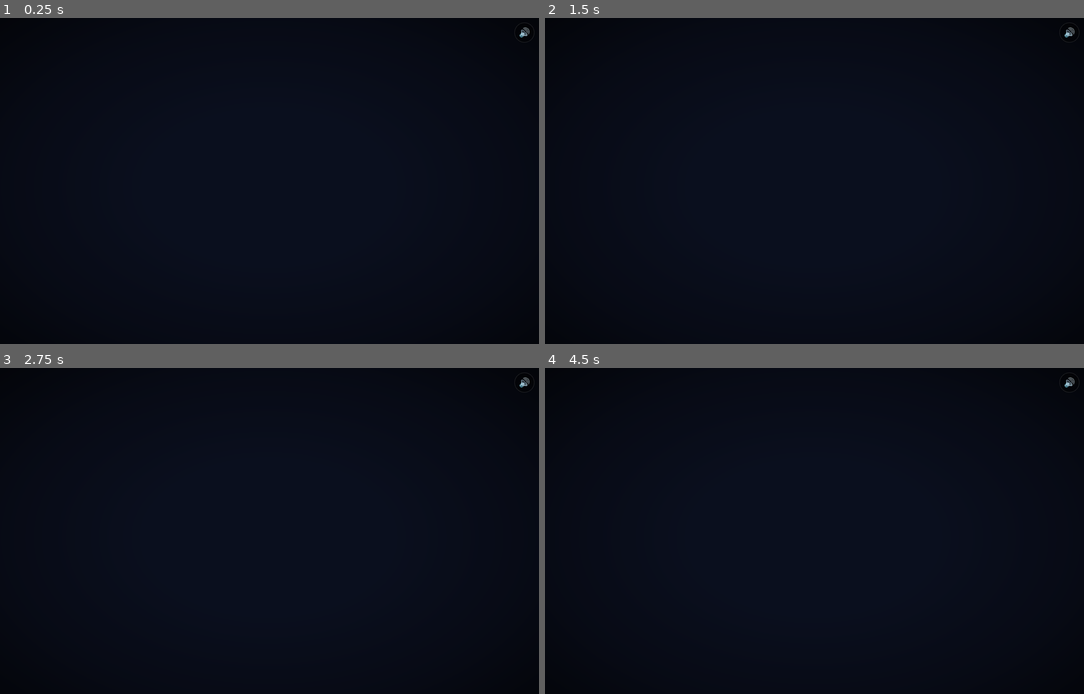
Above: before the commit, frames 1-4 (two rows, left to right).
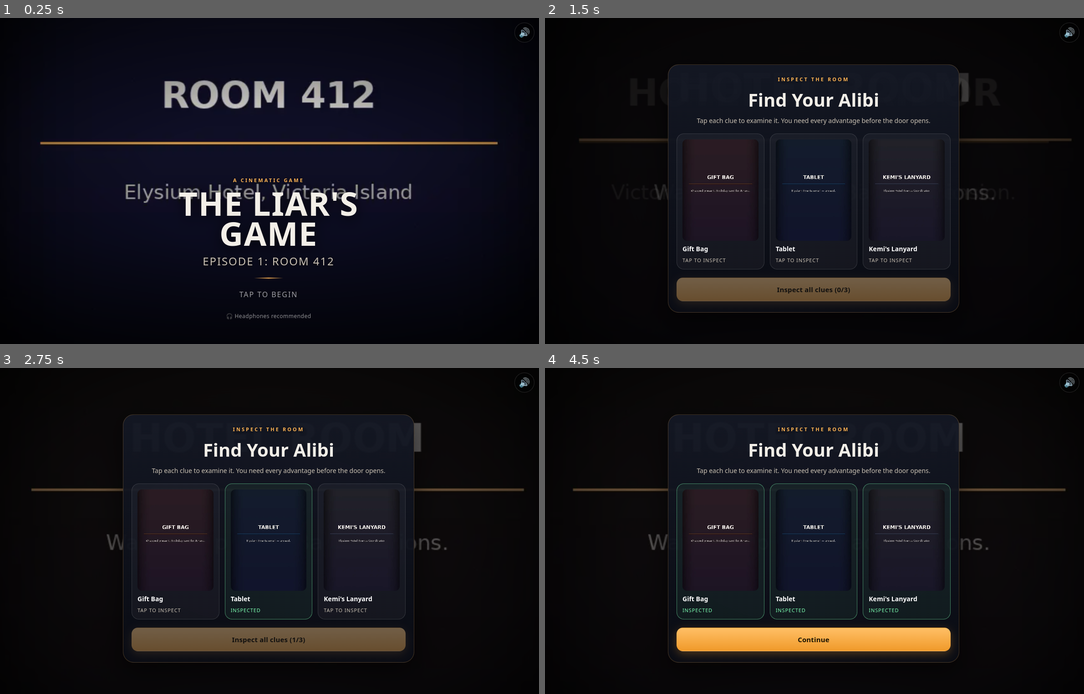
Above: after the commit, the same moments.

Repository: ojeology/the-liars-game
Game: browser game, page index.html
The game is run twice, just before and just after one commit, with the same random seed, the same clock (stepped at 60 frames per second) and the same inputs.
Inputs (mouse positions are in pixels of both pictures, inside the frame that each line leads up to):
- Up to frame 1 (0.25 s): no input
- Up to frame 2 (1.5 s): click (814, 295) at 0.27 s, where only the run after the commit has a clickable "TAP TO BEGIN"; click (814, 334) at 0.52 s, where only the run after the commit has a clickable "TAP TO CONTINUE ▸"; click (1046, 31) at 1.27 s, where only the run after the commit has a clickable "⏭"
- Up to frame 3 (2.75 s): click (269, 550) at 1.87 s, where only the run after the commit has a clickable "Tablet TAP TO INSPECT"; click (269, 658) at 2.47 s, where only the run after the commit has a clickable "Close"
- Up to frame 4 (4.5 s): click (722, 550) at 3.07 s, where only the run after the commit has a clickable "Gift Bag TAP TO INSPECT"; click (814, 658) at 3.27 s, where only the run after the commit has a clickable "Close"; click (906, 550) at 3.67 s, where only the run after the commit has a clickable "Kemi's Lanyard TAP TO INSPECT"; click (814, 651) at 4.27 s, where only the run after the commit has a clickable "Close"

The runs differ from the first frame. In frame 1, 5.6% of the frame differs, in the area x 7-93%, y 18-93%; in frame 2, 7.8%; in frame 3, 7.9%; in frame 4, 8.6%, in the area x 5-97%, y 14-91%.
Error before the commit: ReferenceError: GAME_ID is not defined

Commit message:
Fix blank page: restore GAME_ID/episode config block

Diff:
--- a/game.js
+++ b/game.js
@@ -1,7 +1,7 @@
 /**
- * The Liar's Game — Level 1: The Night Nanny
- * Engine: data-driven cinematic visual novel.
- * All story content comes from story.js (LEVELS). To add Level 2, add data there.
+ * The Liar's Game — Episode 1: ROOM 412
+ * Engine: data-driven cinematic psychological deception game.
+ * All episode content comes from story.js (EPISODES). Add Episode 2 as new data.
  */
 (() => {
   'use strict';
@@ -9,12 +9,13 @@
   // ============================
   // CONFIG
   // ============================
-  const LEVEL_ID = 'level1';
-  const SAVE_KEY = 'liars_game_save_v1';
+  const GAME_ID = 'room412';
+  const SAVE_KEY = 'liars_game_room412_v1';
   const SETTINGS_KEY = 'liars_game_settings_v1';
-  const DECISION_TIME = 5; // seconds (can be overridden per scene)
+  const DECISION_TIME = 8; // seconds (can be overridden per scene)
   const TYPE_SPEED_MS = 18; // ms per char for typewriter
   const RULES_DURATION_MS = 8000;
+  const LOW_TIME_THRESHOLD = 3.1; // seconds - tension FX trigger
 
   // ============================
   // DOM
